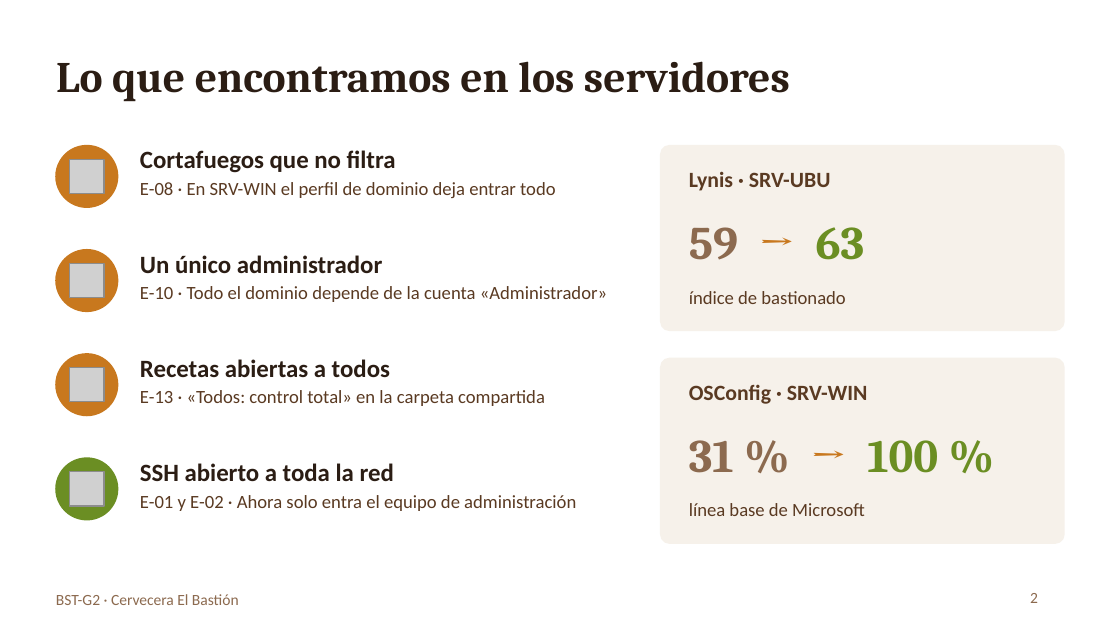
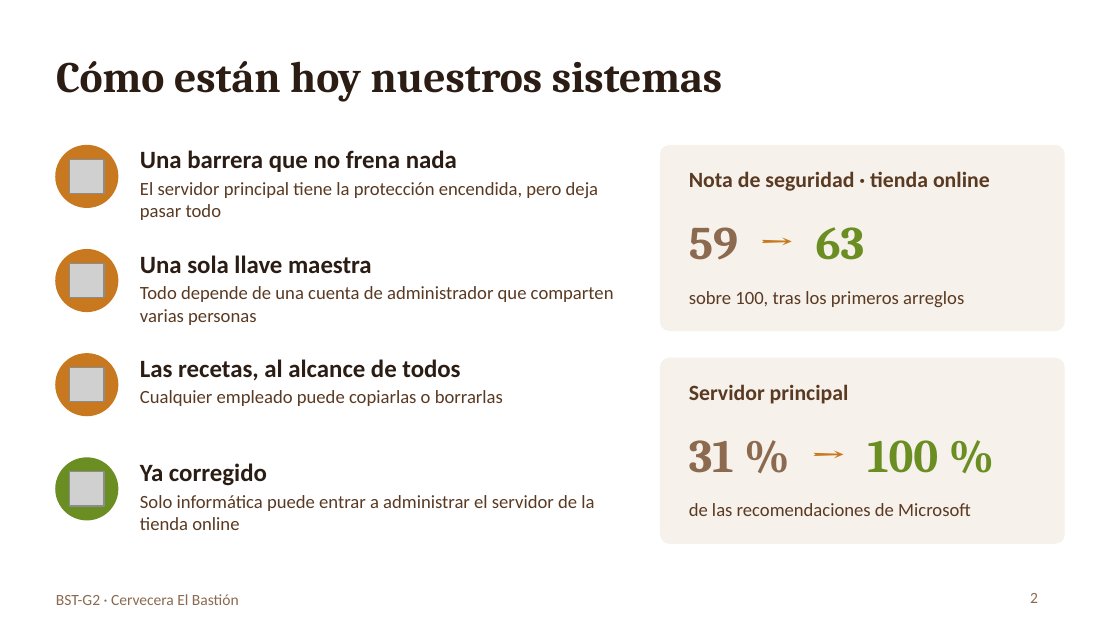
Before and after one commit to Fer1399/Master-Ciberseguridad, a slide deck: slide 2 of Bastionado de Redes y Sistemas/Trabajo Securización/BST-G2_Defensa.pptx. Drawn at 1120x630 pixels with LibreOffice and Linux fonts; fonts in the diff are those of the drawing; grey boxes stand for pictures. Boxes give left, top, right and bottom in pixels: in the first picture for what was removed or moved away, otherwise in the second. Text is boxed around its words. In the diff, an @@ line names an element or a change of style, - is before the commit and + after.

```diff
--- a/Bastionado de Redes y Sistemas/Trabajo Securización/BST-G2_Defensa.pptx
+++ b/Bastionado de Redes y Sistemas/Trabajo Securización/BST-G2_Defensa.pptx
@@ title at [56,61,723,102]: text changed @@
-Lo que encontramos en los servidores
+Cómo están hoy nuestros sistemas
@@ text at [140,150,457,172]: text changed @@
-Cortafuegos que no filtra
+Una barrera que no frena nada
@@ text at [689,171,990,191]: text changed @@
-Lynis · SRV-UBU
+Nota de seguridad · tienda online
@@ text at [140,182,598,220]: text changed @@
-E-08 · En SRV-WIN el perfil de dominio deja entrar todo
+El servidor principal tiene la protección encendida, pero deja pasar todo
@@ text at [140,255,372,273]: text changed @@
-Un único administrador
+Una sola llave maestra
@@ text at [140,286,614,325]: text changed @@
-E-10 · Todo el dominio depende de la cuenta «Administrador»
+Todo depende de una cuenta de administrador que comparten varias personas
@@ text at [689,291,964,307]: text changed @@
-índice de bastionado
+sobre 100, tras los primeros arreglos
@@ text at [140,359,460,380]: text changed @@
-Recetas abiertas a todos
+Las recetas, al alcance de todos
@@ text at [689,384,849,404]: text changed @@
-OSConfig · SRV-WIN
+Servidor principal
@@ text at [140,390,503,406]: text changed @@
-E-13 · «Todos: control total» en la carpeta compartida
+Cualquier empleado puede copiarlas o borrarlas
@@ text at [140,463,267,486]: text changed @@
-SSH abierto a toda la red
+Ya corregido
@@ text at [140,495,594,530]: text changed @@
-E-01 y E-02 · Ahora solo entra el equipo de administración
+Solo informática puede entrar a administrar el servidor de la tienda online
@@ text at [689,503,971,516]: text changed @@
-línea base de Microsoft
+de las recomendaciones de Microsoft
```
Also in this commit, not shown: 4 other slides changed.
